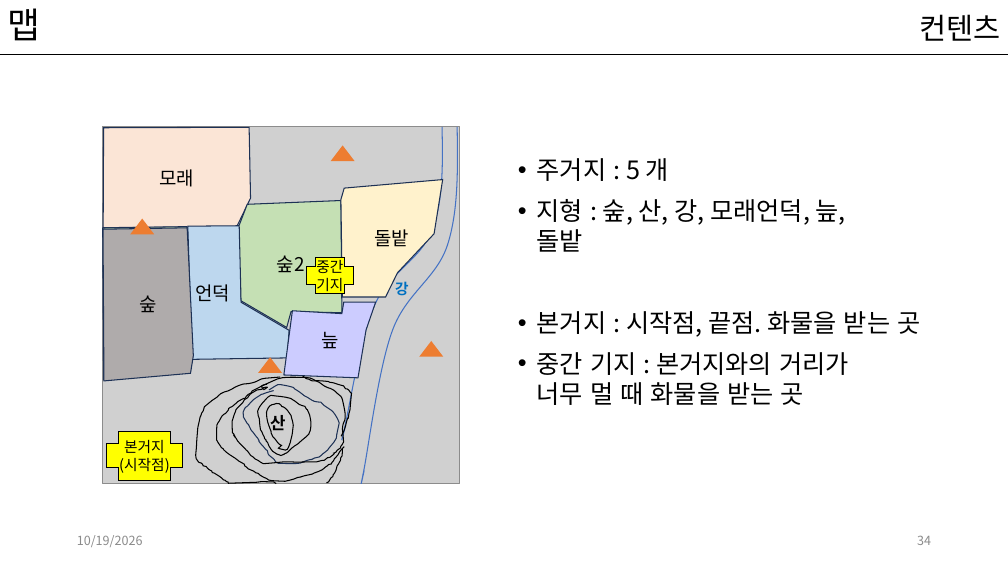
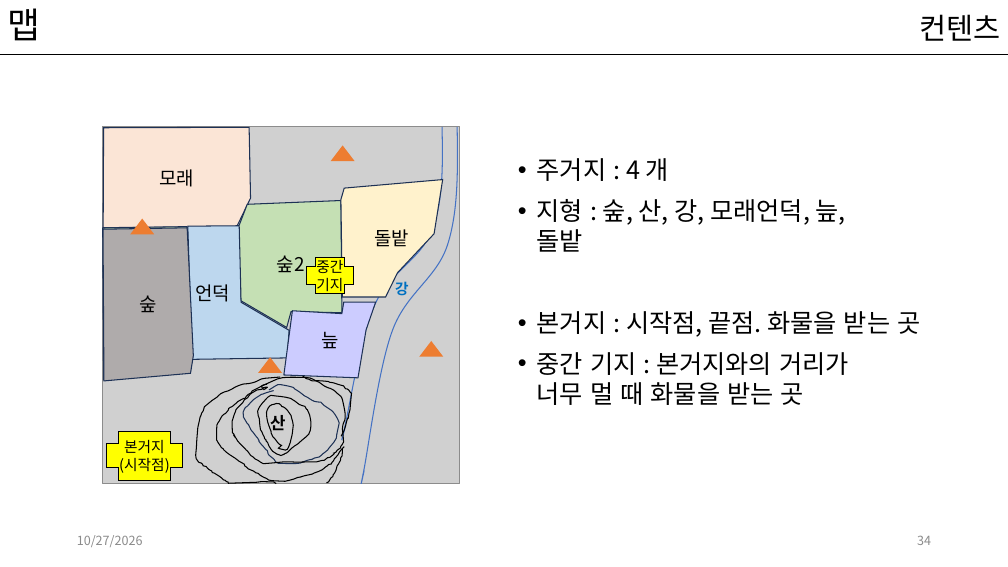
Before and after one commit to kwakyerin/2026_Graduation_Project, a slide deck: slide 34 of documents/HyunahKwon/design/designing/for_teammates/배트와 달트_기획.pptx. Drawn at 1008x567 pixels with LibreOffice and Linux fonts; fonts in the diff are those of the drawing; grey boxes stand for pictures. Boxes give left, top, right and bottom in pixels: in the first picture for what was removed or moved away, otherwise in the second. Text is boxed around its words. In the diff, an @@ line names an element or a change of style, - is before the commit and + after.

```diff
--- a/documents/HyunahKwon/design/designing/for_teammates/배트와 달트_기획.pptx
+++ b/documents/HyunahKwon/design/designing/for_teammates/배트와 달트_기획.pptx
@@ text at <box>537,158,669,181</box>: text changed @@
-• 주거지 : 5 개
+• 주거지 : 4 개
@@ text at <box>77,535,143,547</box>: text changed @@
-10/19/2026
+10/27/2026
```
Also in this commit, not shown: 53 other slides changed, 3 slides added, 2 slides removed, 3 other files.
